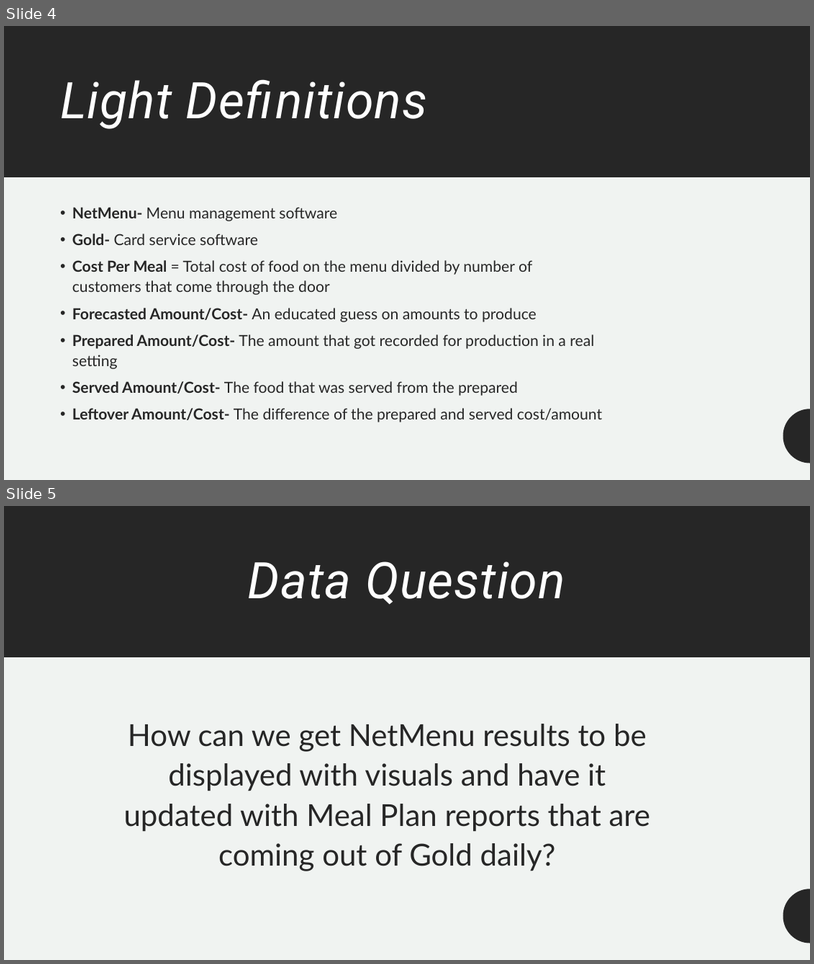
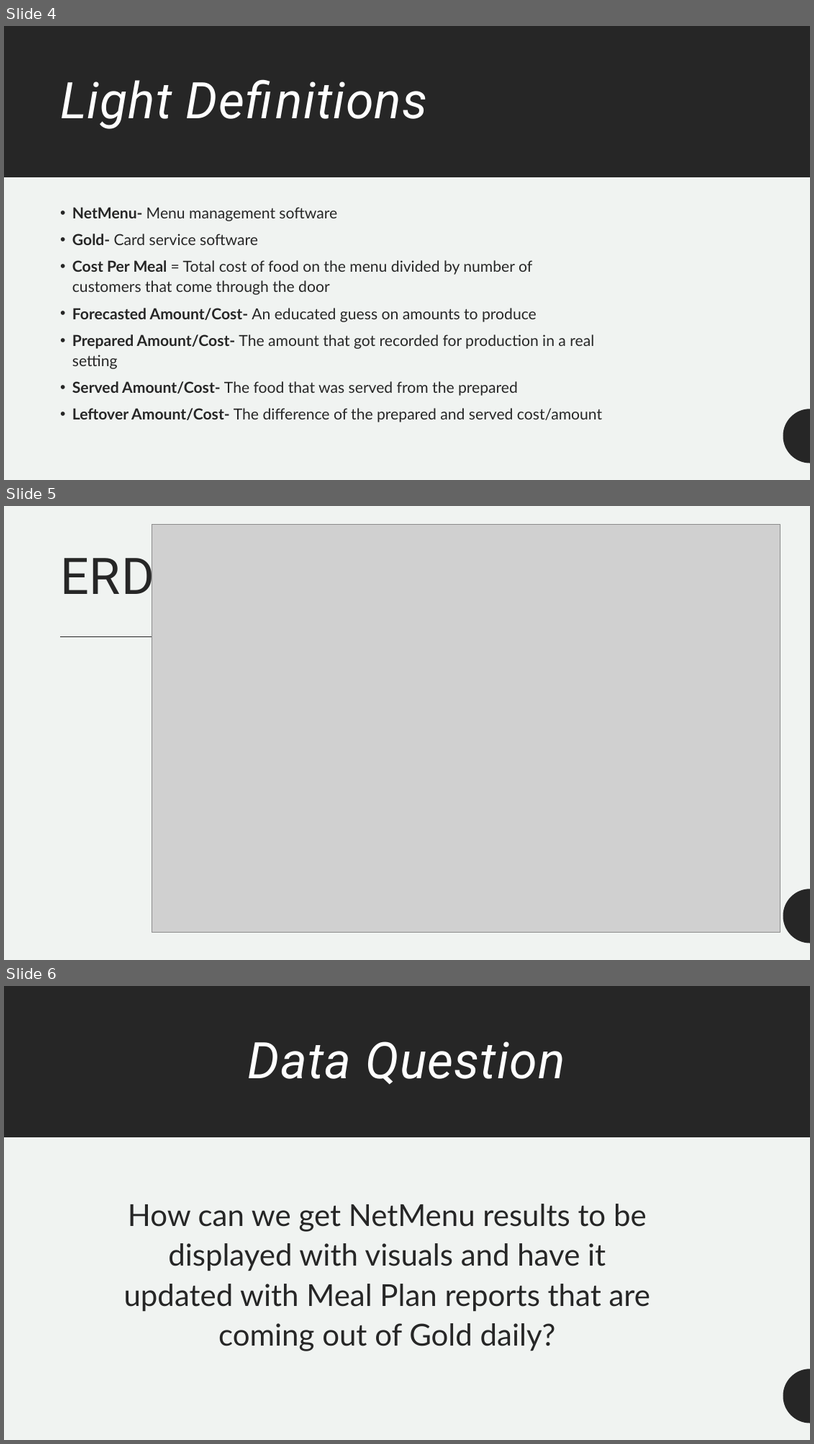
Before and after one commit to meferral/Menu_Dashboard, a slide deck: Capstone_Menu_Dashboard.pptx. Shown one above the other, each under a label of ours: slides 4 and 5 before the commit, slides 4, 5 and 6 after it. The pictures are 814x964 and 814x1444 pixels, drawn with LibreOffice and Linux fonts; fonts in the diff are those of the drawing; grey boxes stand for pictures. Boxes give left, top, right and bottom in pixels: in the first picture for what was removed or moved away, otherwise in the second. Text is boxed around its words. In the diff, an @@ line names an element or a change of style, - is before the commit and + after.

```diff
--- a/Capstone_Menu_Dashboard.pptx
+++ b/Capstone_Menu_Dashboard.pptx
@@ slide 5 added at (4,506,810,960), background #F0F3F1; not listed: 1 template element that a slide beside it also shows @@
@@ rectangle added at (4,506,810,960), fill #F0F3F1 @@
@@ picture added at (152,524,781,932) @@
@@ title added at (60,548,154,605), 60 pt, text #262626 @@
+ERD
@@ line added from (756, 636) to (59, 636), #262626 1.5 pt @@
@@ freeform shape added at (784,888,810,943), fill #262626 @@
@@ what was slide 5 is now slide 6 @@
```
Also in this commit, not shown: 2 slides changed, 6 other files.
